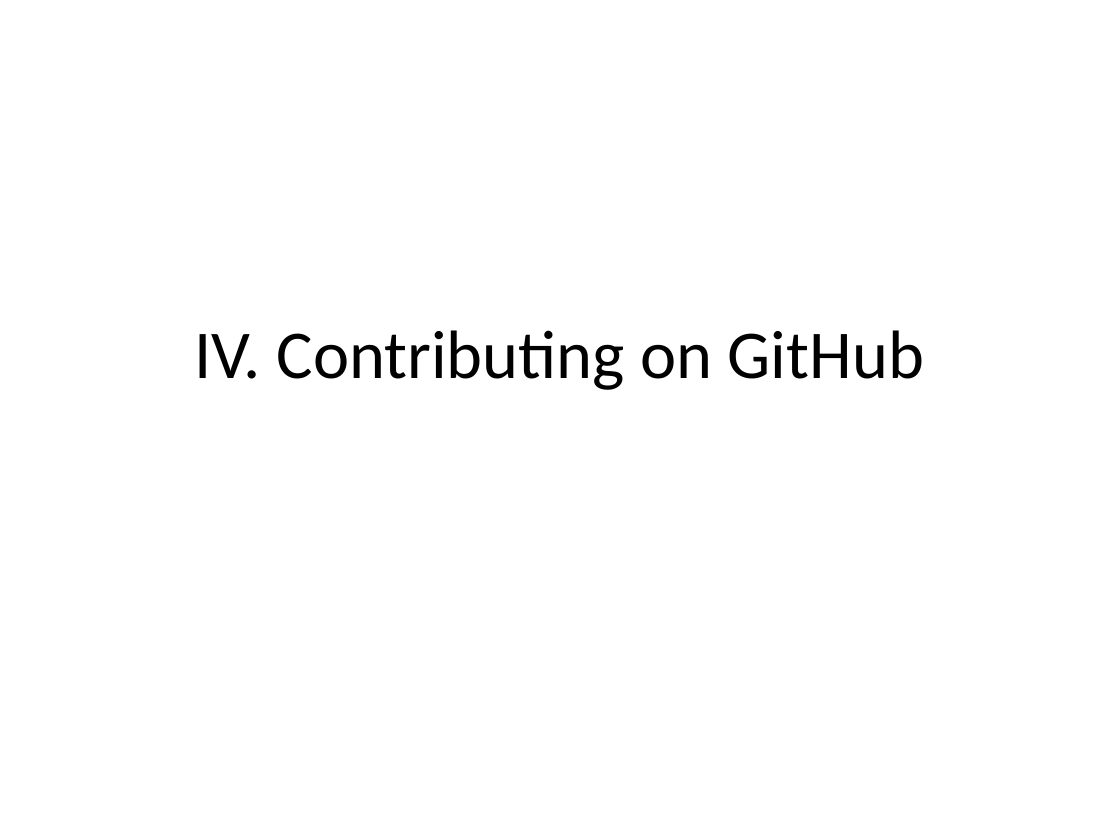
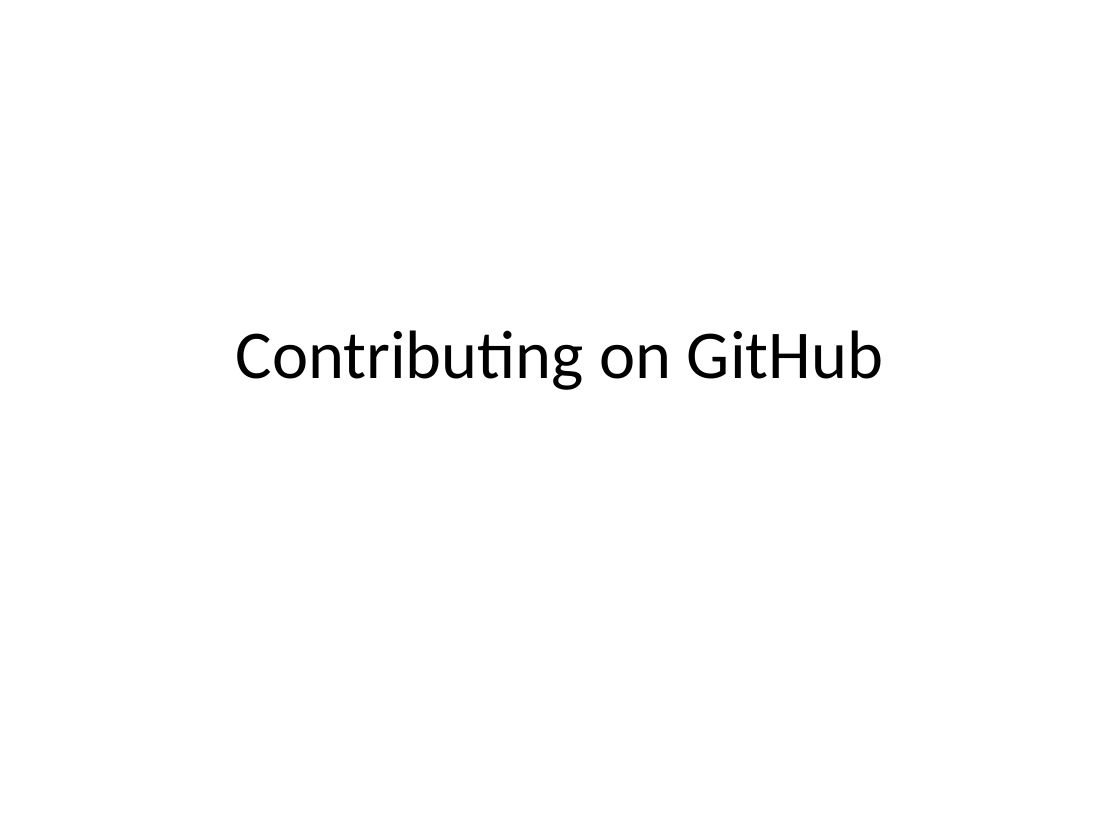
Before and after one commit to justmarkham/DAT5, a slide deck: slide 30 of slides/02_git_github.pptx (slide 24 before the commit). Drawn at 1120x840 pixels with LibreOffice and Linux fonts; fonts in the diff are those of the drawing. Boxes give left, top, right and bottom in pixels: in the first picture for what was removed or moved away, otherwise in the second. Text is boxed around its words. In the diff, an @@ line names an element or a change of style, - is before the commit and + after.

Commit message:
Added git slides

```diff
--- a/slides/02_git_github.pptx
+++ b/slides/02_git_github.pptx
@@ text at bbox=[236, 330, 883, 390]: text changed @@
-IV. Contributing on GitHub
+Contributing on GitHub
```
Also in this commit, not shown: 1 other slide changed, 1 other file.
